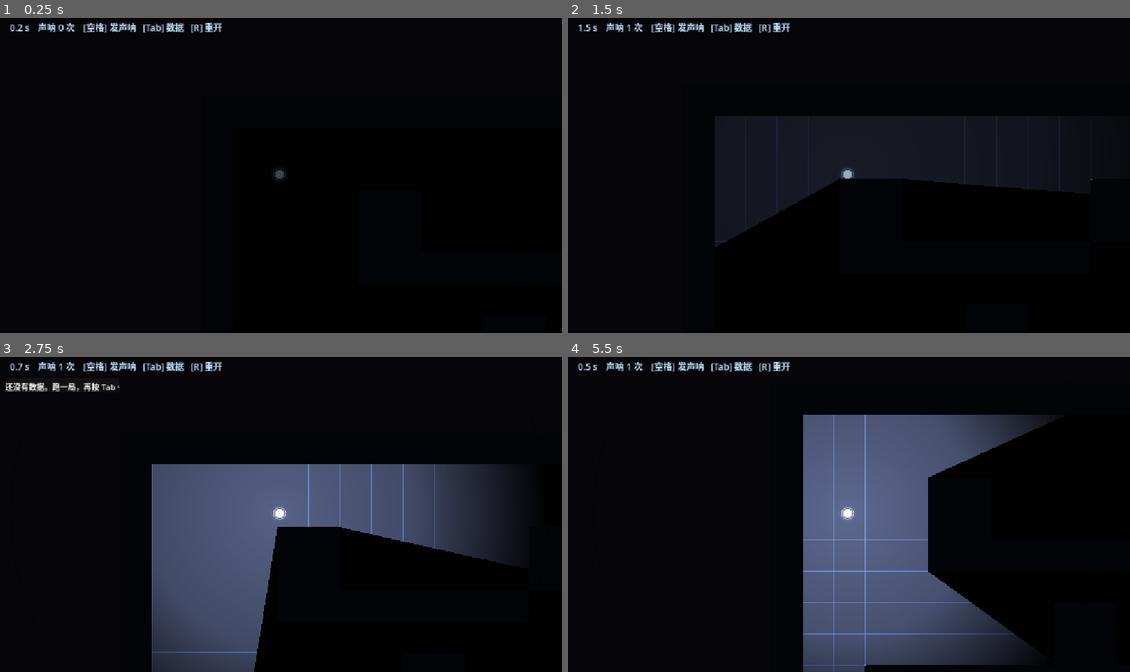
Above: before the commit, frames 1-4 (two rows, left to right).
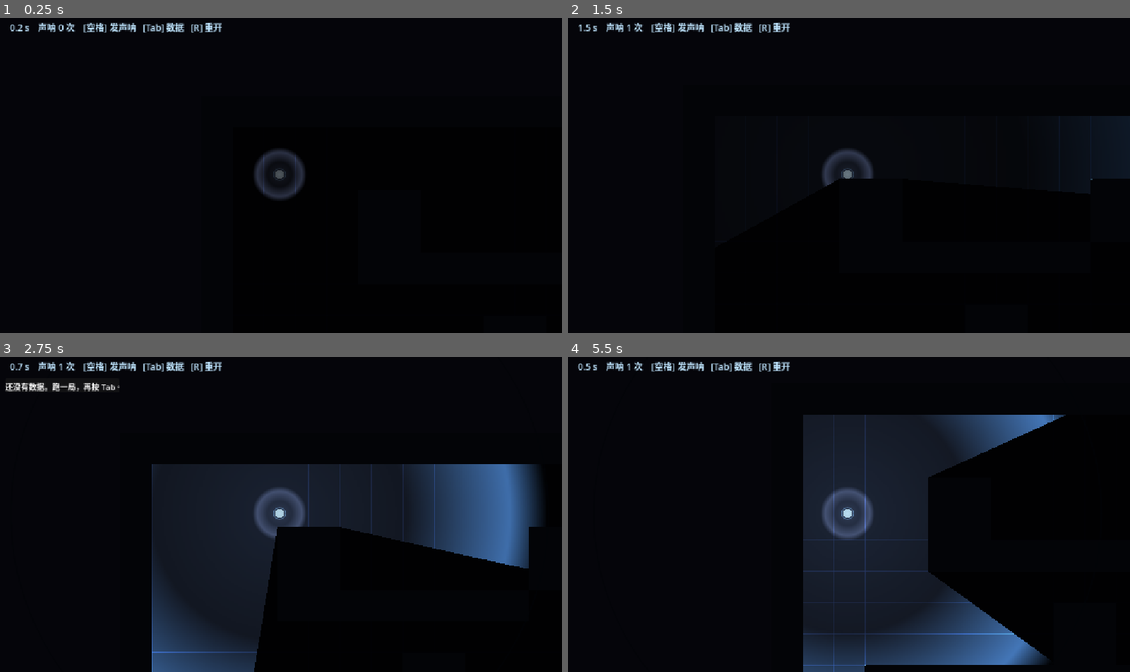
Above: after the commit, the same moments.

Repository: lingrui0202/echo
Game: Godot game, scene res://scenes/Level01.tscn
The game is run twice, just before and just after one commit, with the same random seed, the same clock (stepped at 60 frames per second) and the same inputs.
Inputs:
- Up to frame 1 (0.25 s): no input
- Up to frame 2 (1.5 s): tap Enter at 0.5 s; hold D (move_right) 0.53-1.28 s; tap Space (sonar) at 0.6, 1.35 s; hold S (move_down) from 1.28 s (still down)
- Up to frame 3 (2.75 s): tap R (restart) at 2 s; release S (move_down) at 2.03 s; hold D (move_right) from 2.03 s (still down); tap Tab (stats) at 2.1 s; tap Space (sonar) at 2.3 s
- Up to frame 4 (5.5 s): release D (move_right) at 2.78 s; hold W (move_up) 2.78-3.53 s; tap Space (sonar) at 2.85, 3.6, 4.55, 5.1 s; hold A (move_left) 3.53-5.03 s; tap Tab (stats) at 4.35 s; tap R (restart) at 5 s; hold S (move_down) from 5.03 s (still down)

The runs differ from the first frame. In frame 1, 0.8% of the frame differs, in the area x 45-55%, y 41-58%; in frame 2, 0.6%; in frame 3, 23%, in the area x 27-97%, y 34-100%; in frame 4, 22%.

Commit message:
feat(light): 常亮光改成环状光圈，声呐改成向外推的波前环

Diff:
--- a/scripts/light_factory.gd
+++ b/scripts/light_factory.gd
@@ -1,10 +1,12 @@
 extends RefCounted
-## 运行时生成一张径向渐变贴图，给 PointLight2D 用。
-## 这样工程里不需要任何图片资源文件 —— 美术成本为零。
+## 运行时生成光斑贴图，给 PointLight2D 用 —— 工程里不需要任何图片资源。
+##
+## 两种：
+##   radial_texture() 中心亮、向外渐隐（补光用，别拿它当声呐）
+##   ring_texture()   一圈亮带、中心留暗（"看得见边界的光圈"和"波前"用）
 ##
 ## 用法：const LightFactory = preload("res://scripts/light_factory.gd")
-## 这里故意不用 class_name —— class_name 依赖编辑器生成的全局类缓存，
-## 用 preload 常量在哪都能解析，更稳。
+## 这里故意不用 class_name —— class_name 依赖编辑器全局类缓存，preload 常量在哪都能解析。
 
 static func radial_texture(size: int = 256) -> GradientTexture2D:
 	var g := Gradient.new()
@@ -14,6 +16,24 @@
 	g.set_color(1, Color(1, 1, 1, 0))
 	g.add_point(0.5, Color(1, 1, 1, 0.75))
 
+	return _texture(g, size)
+
+
+## 一圈亮带：center_alpha 是正中间的残留亮度（0=纯黑心），带子峰值在 peak 处。
+static func ring_texture(size: int = 256, center_alpha: float = 0.12,
+		peak: float = 0.86) -> GradientTexture2D:
+	var g := Gradient.new()
+	g.offsets = PackedFloat32Array([0.0, peak * 0.55, peak, 1.0])
+	g.colors = PackedColorArray([
+		Color(1, 1, 1, center_alpha),
+		Color(1, 1, 1, center_alpha * 0.5),
+		Color(1, 1, 1, 1.0),
+		Color(1, 1, 1, 0.0),
+	])
+	return _texture(g, size)
+
+
+static func _texture(g: Gradient, size: int) -> GradientTexture2D:
 	var t := GradientTexture2D.new()
 	t.gradient = g
 	t.fill = GradientTexture2D.FILL_RADIAL
--- a/scripts/player.gd
+++ b/scripts/player.gd
@@ -6,10 +6,11 @@
 const SPEED := 235.0
 const SONAR_COOLDOWN := 1.2     # ← 报告里的核心实验变量
 
-# 常亮光圈：只让你知道"自己站在哪"，看不见下一个格子。
-# 第 5 周试玩反馈"还是能看清路、和普通迷宫没区别"，所以从 128px/0.9 收到 40px/0.30。
-const AMBIENT_RADIUS := 40
-const AMBIENT_ENERGY := 0.30
+# 常亮光圈：只要"看得见边界的一小圈"，看不见下一个格子。
+# 第 5 周试玩反馈：太亮 → 压到 0.015 的 CanvasModulate；随后要求"周围一圈要可见"，
+# 所以光圈改成环状贴图（中心留暗、半径处最亮），仍然很小。
+const AMBIENT_RADIUS := 56
+const AMBIENT_ENERGY := 0.75
 
 @onready var sonar := $Sonar
 @onready var ambient: PointLight2D = $AmbientLight
@@ -18,10 +19,10 @@
 var _alive := true
 
 func _ready() -> void:
-	ambient.texture = LightFactory.radial_texture(AMBIENT_RADIUS)
+	ambient.texture = LightFactory.ring_texture(AMBIENT_RADIUS * 2, 0.45, 0.82)
 	ambient.energy = AMBIENT_ENERGY
 	ambient.texture_scale = 1.0
-	sonar.setup(LightFactory.radial_texture(256))
+	sonar.setup(LightFactory.radial_texture(256), LightFactory.ring_texture(256))
 	GameLog.start_session()
 	queue_redraw()
 
--- a/scripts/sonar.gd
+++ b/scripts/sonar.gd
@@ -1,23 +1,39 @@
 extends PointLight2D
-## 声呐脉冲：一盏从玩家身上扩散出去的点光源 + 一圈可见的波纹。
+## 声呐脉冲：向外推的一圈波前 + 一层很淡的余辉。
 ##
-## 关键点：shadow_enabled = true 时，光会被 LightOccluder2D 挡住，
-## 所以"回声"只会照亮真正能看见的地方 —— 这就是这个游戏的核心视觉。
+## 第 5 周试玩反馈："应该是波形向外，而不是中间亮四周暗"。
+## 所以这里拆成两盏灯：
+##   自己      —— 径向补光，energy 很低，只让扫过的区域留一点余辉
+##   Wave 子灯 —— 环状贴图，energy 高，跟同一个 texture_scale 向外扩，这才是"波前"
 ##
-## 调参提示（这就是你报告里的实验变量）：
+## shadow_enabled = true，光会被 LightOccluder2D 挡住，所以波前只在真正看得到的地方出现。
+##
+## 调参提示：
 ##   DURATION  —— 一次回声持续多久
 ##   MAX_SCALE —— 回声能照多远（texture_scale 的倍数）
+##   FILL_PEAK / RING_PEAK —— 余辉多亮 / 波前多亮
 
 const DURATION := 1.05
 const MAX_SCALE := 6.5
 const MIN_SCALE := 0.3
-const PEAK_ENERGY := 2.6
+const FILL_PEAK := 0.55
+const RING_PEAK := 3.2
 
 var _t := -1.0
 var _radius_px := 128.0
+var _wave: PointLight2D = null
 
-func setup(tex: Texture2D) -> void:
-	texture = tex
+func setup(fill_tex: Texture2D, ring_tex: Texture2D) -> void:
+	texture = fill_tex
+	if _wave == null:
+		_wave = PointLight2D.new()
+		_wave.name = "Wave"
+		_wave.shadow_enabled = true
+		_wave.color = Color(0.55, 0.88, 1.0)
+		add_child(_wave)
+	_wave.texture = ring_tex
+	_wave.energy = 0.0
+	_wave.texture_scale = MIN_SCALE
 	_t = -1.0
 	energy = 0.0
 	texture_scale = MIN_SCALE
@@ -36,17 +52,22 @@
 	var k := clampf(_t / DURATION, 0.0, 1.0)
 	var grow := sqrt(k)                      # 先快后慢，像真实的波前
 	texture_scale = lerpf(MIN_SCALE, MAX_SCALE, grow)
-	energy = (1.0 - k) * PEAK_ENERGY
+	energy = (1.0 - k) * FILL_PEAK
+	if _wave != null:
+		_wave.texture_scale = texture_scale
+		_wave.energy = (1.0 - k) * RING_PEAK
 	queue_redraw()
 	if k >= 1.0:
 		_t = -1.0
 		energy = 0.0
 		texture_scale = MIN_SCALE
+		if _wave != null:
+			_wave.energy = 0.0
 
 func _draw() -> void:
 	if _t < 0.0:
 		return
 	var k := clampf(_t / DURATION, 0.0, 1.0)
 	var r := _radius_px * texture_scale
-	var a := (1.0 - k) * 0.85
-	draw_arc(Vector2.ZERO, r, 0.0, TAU, 96, Color(0.5, 0.85, 1.0, a), 2.5, true)
+	var a := (1.0 - k) * 0.9
+	draw_arc(Vector2.ZERO, r, 0.0, TAU, 128, Color(0.55, 0.88, 1.0, a), 3.0, true)
Binary file added: _verify/compare_light.png
Binary file changed: _verify/shot_0_dark.png
Binary file changed: _verify/shot_1_early.png
Binary file changed: _verify/shot_2_mid.png
Binary file changed: _verify/shot_3_late.png
Binary file changed: _verify/shot_4_after.png
Not shown, changed: README.md
